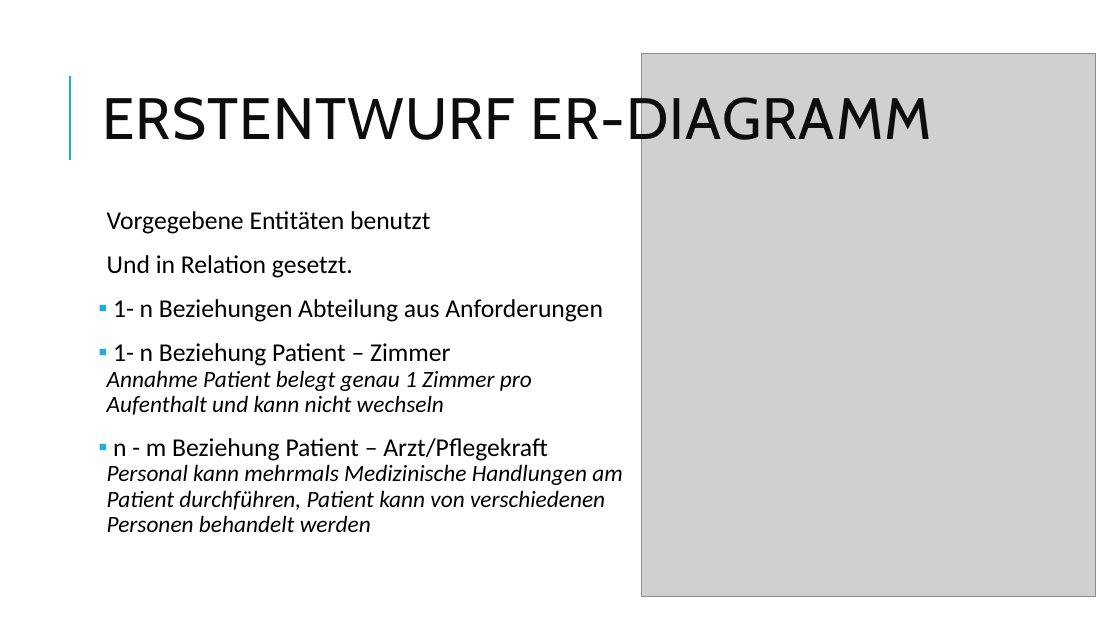
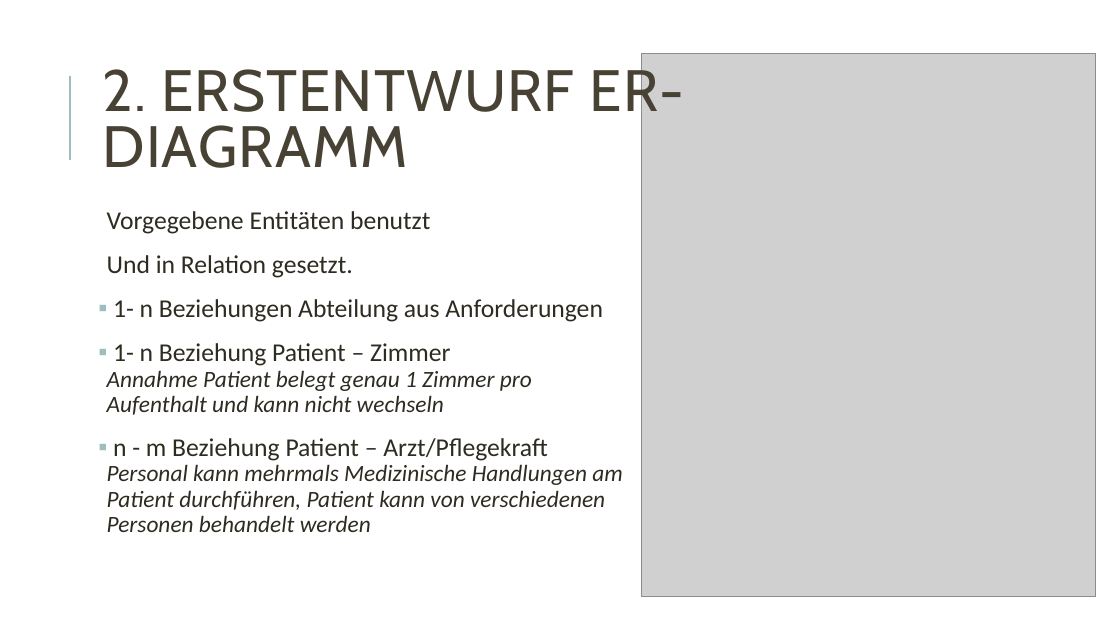
Before and after one commit to vincepr/proj_db_krankenhaus, a slide deck: slide 3 of Datenbank_Krankenhaus.pptx. Drawn at 1120x630 pixels with LibreOffice and Linux fonts; fonts in the diff are those of the drawing; grey boxes stand for pictures. Boxes give left, top, right and bottom in pixels: in the first picture for what was removed or moved away, otherwise in the second. Text is boxed around its words. In the diff, an @@ line names an element or a change of style, - is before the commit and + after.

```diff
--- a/Datenbank_Krankenhaus.pptx
+++ b/Datenbank_Krankenhaus.pptx
@@ line (70, 160) - (70, 76): stroke #1CADE4 1.5 pt to #9CBEBD 1.5 pt @@
@@ title at [102, 62, 684, 168]: text changed; text colour #0D0D0D to #474233 @@
-ERSTENTWURF ER-DIAGRAMM
+2. ERSTENTWURF ER-DIAGRAMM
@@ text "Vorgegebene Entitäten benutzt" at [107, 211, 622, 532]: text colour #000000 to #2E2B21; bullet colour #1CADE4 to #9CBEBD @@
```
Also in this commit, not shown: 7 other slides changed, 1 slide added, 1 slide removed.
